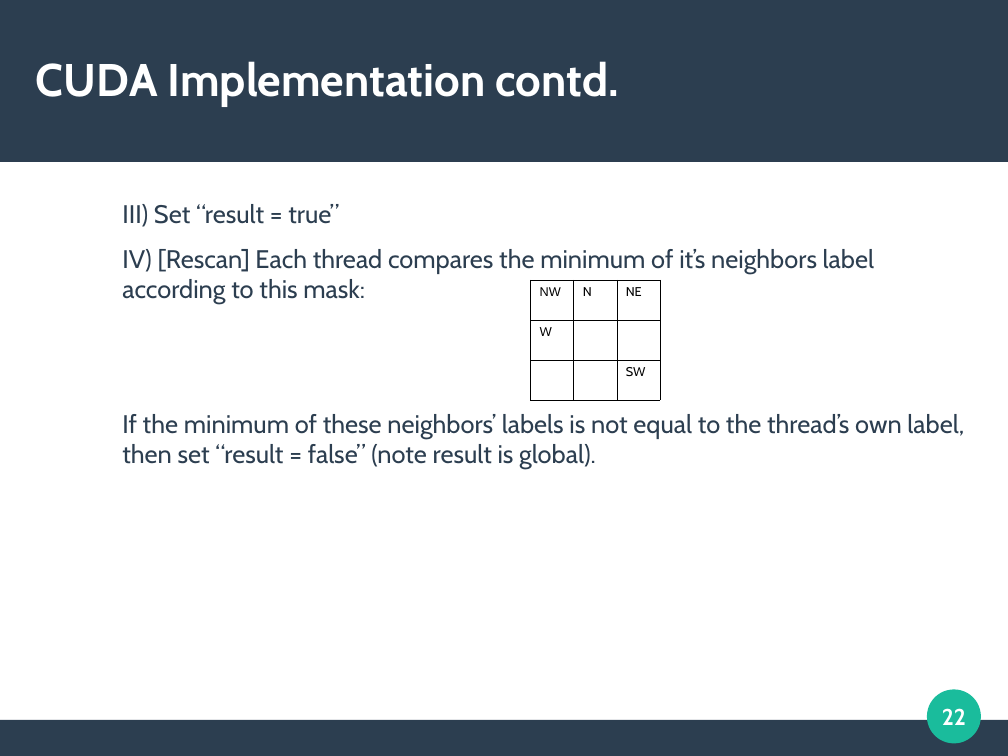
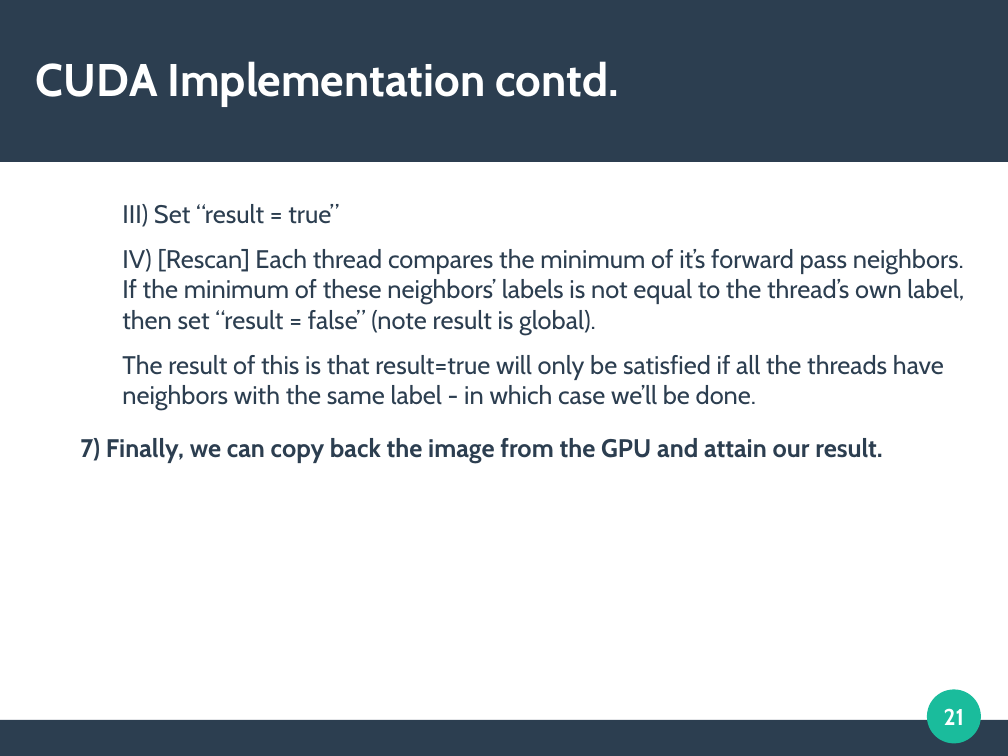
Before and after one commit to cycraig/ConnectedComponentsLabelling, a slide deck: slide 21 of presentation/Presentation.odp (slide 22 before the commit). Drawn at 1008x756 pixels with LibreOffice and Linux fonts; fonts in the diff are those of the drawing. Boxes give left, top, right and bottom in pixels: in the first picture for what was removed or moved away, otherwise in the second. Text is boxed around its words. In the diff, an @@ line names an element or a change of style, - is before the commit and + after.

```diff
--- a/presentation/Presentation.odp
+++ b/presentation/Presentation.odp
@@ text at [122, 249, 964, 410]: text changed @@
-  IV) [Rescan] Each thread compares the minimum of it’s neighbors label according to this mask:
-  If the minimum of these neighbors’ labels is not equal to the thread’s own label, then set “result = false” (note result is global).
+  IV) [Rescan] Each thread compares the minimum of it’s forward pass neighbors. If the minimum of these neighbors’ labels is not equal to the thread’s own label, then set “result = false” (note result is global).
+  The result of this is that result=true will only be satisfied if all the threads have neighbors with the same label - in which case we’ll be done.
@@ table removed at [531, 280, 659, 400], 3 rows, 3 columns @@
-NW | N | NE
-W |  | 
- |  | SW
@@ text added at [80, 438, 883, 463], 20 pt, text #2C3E50, bold @@
+7) Finally, we can copy back the image from the GPU and attain our result.
@@ page number at [944, 708, 965, 725]: text changed @@
-22
+21
```
Also in this commit, not shown: 16 other slides changed, 2 slides added, 31 other files.
